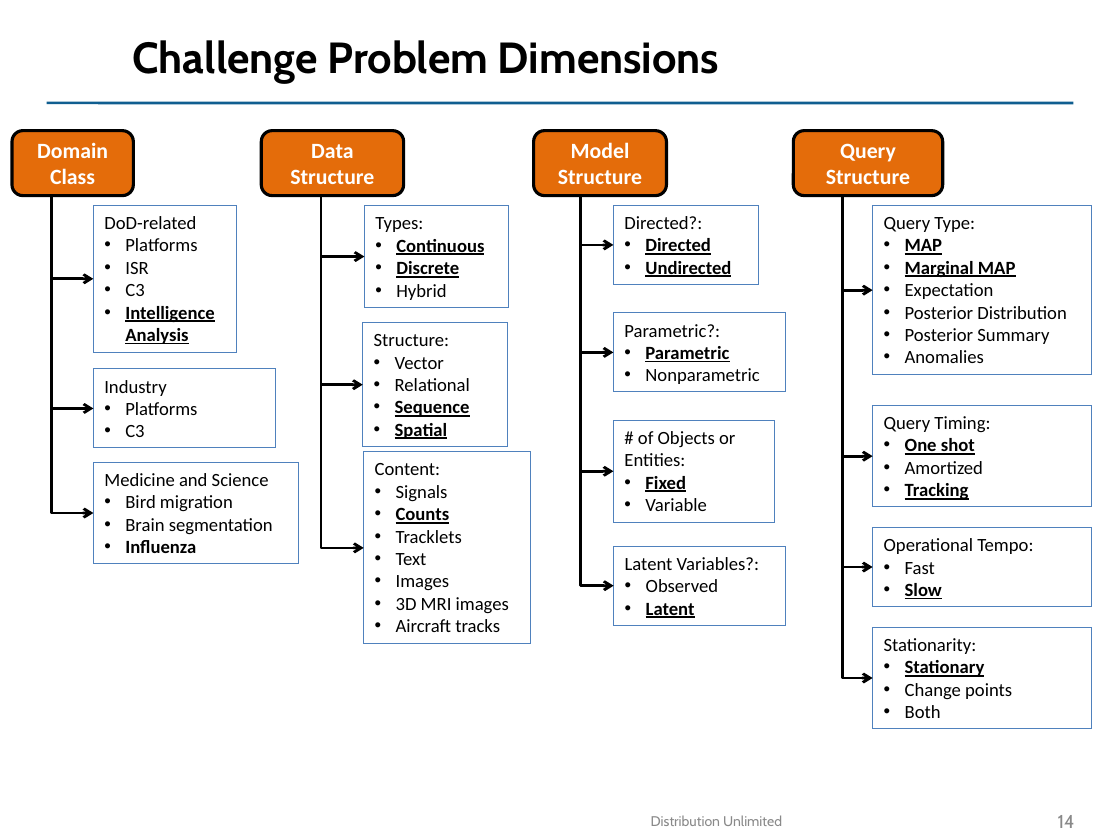
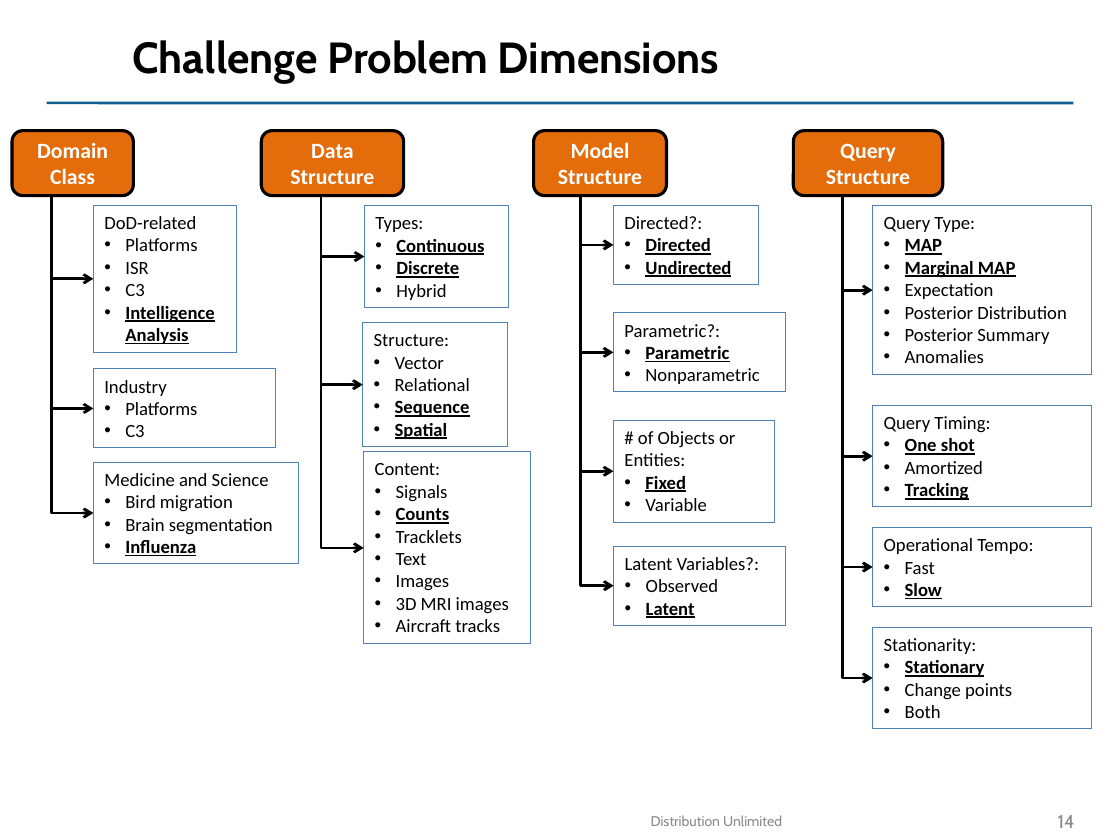
Before and after one commit to max-orhai/ppaml-cp7, a slide deck: slide 14 of problem_statement/Challenge Problem 7-v2.pptx. Drawn at 1120x840 pixels with LibreOffice and Linux fonts; fonts in the diff are those of the drawing; background and template pictures are left out. Boxes give left, top, right and bottom in pixels: in the first picture for what was removed or moved away, otherwise in the second. Text is boxed around its words. In the diff, an @@ line names an element or a change of style, - is before the commit and + after.

```diff
--- a/problem_statement/Challenge Problem 7-v2.pptx
+++ b/problem_statement/Challenge Problem 7-v2.pptx
@@ text in rectangle at [125, 540, 196, 556]: underline on in "Influenza" @@
```
Also in this commit, not shown: 2 other slides changed, 1 other file.
